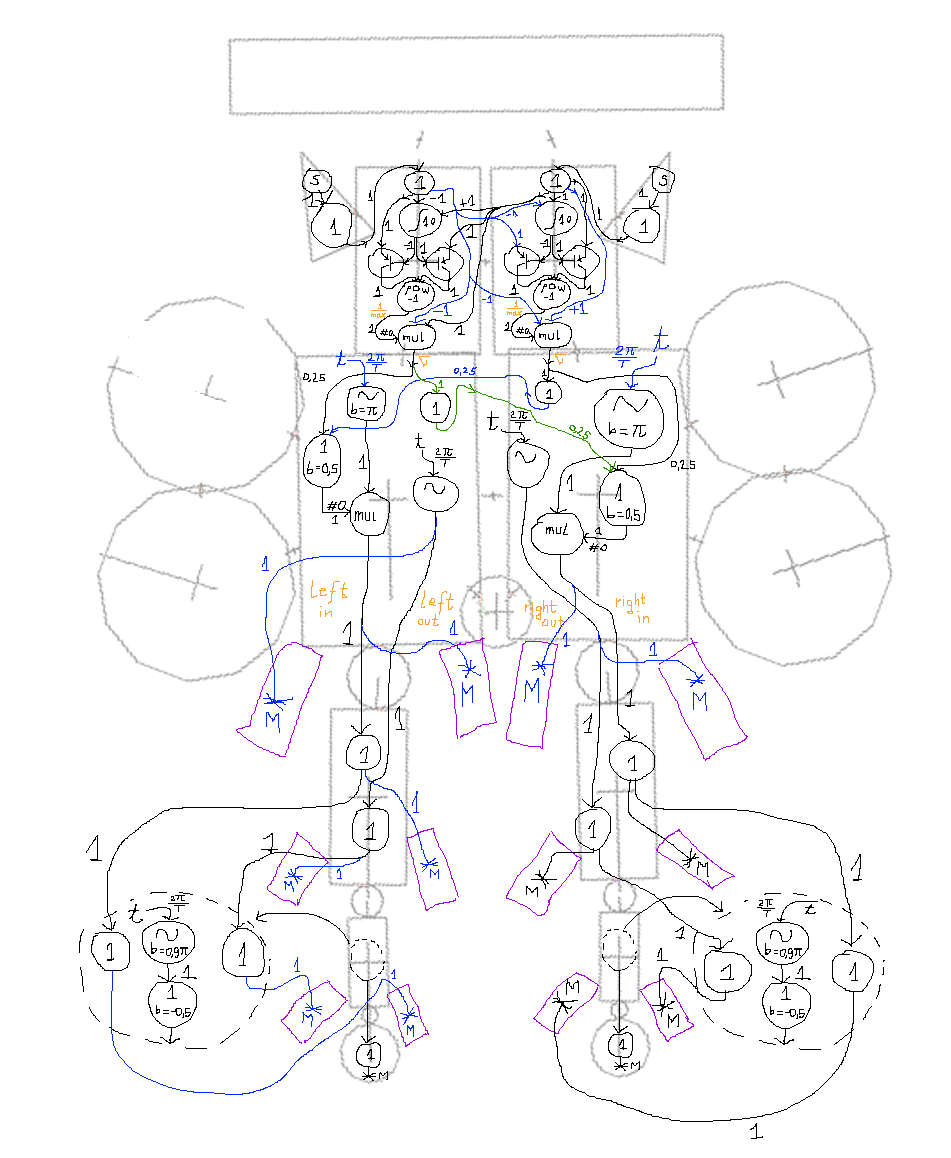
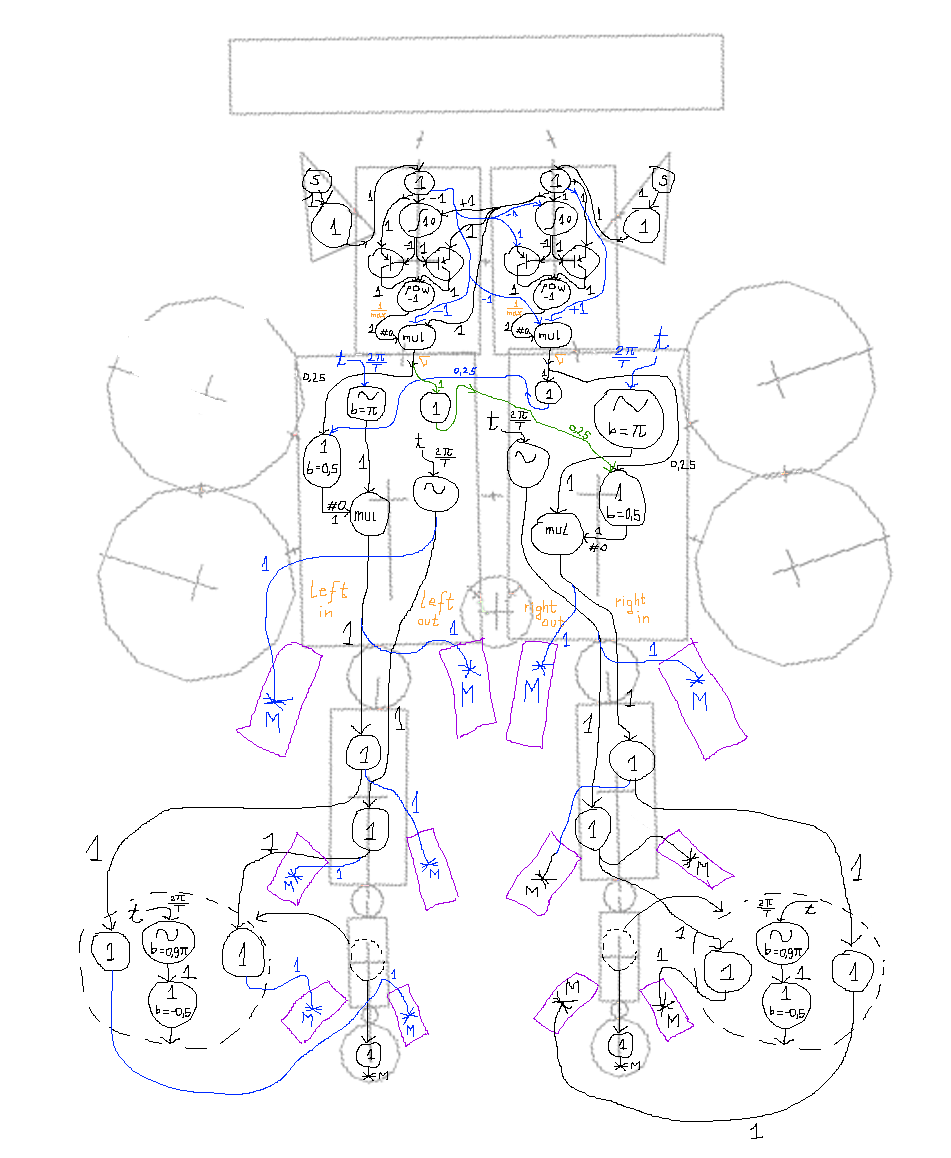
The second 951 × 1158 image is a revision of the first. Changes to its layers:
painted on "Layer #1" over [556, 781, 663, 865]
